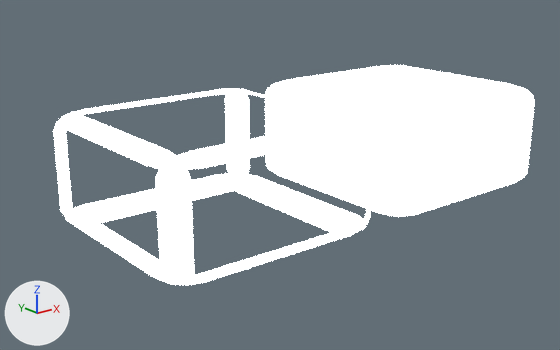
What one commit did to the glTF model assets/tiles.glb.
The view is the same before and after, from a 50 mm lens placed at (-3.1, -4.7, 1.73), pointed at (0.73, 0.09, -0.19). Lighting does not change. The marker at lower left points along +X, +Y and +Z.

The older version as bpy lines, for what is in view:
```python
me_tile_empty = bpy.data.meshes.new('tile_empty')
me_tile_empty.from_pydata(...)  # 264 vertices, 544 faces; spans x -0.98..0.98, y -0.98..0.98, z -0.98..1.0
me_tile_empty.materials.append(mat_material)  # black #000000
me_tile_filled = bpy.data.meshes.new('tile_filled')
me_tile_filled.from_pydata(...)  # 152 vertices, 300 faces; spans x -1.0..1.0, y -1.0..1.0, z -1.0..1.0
me_tile_filled.materials.append(mat_material_002)  # black #000000
ob_tile_empty = bpy.data.objects.new('tile_empty', me_tile_empty)
ob_tile_empty.location = (0.0, 0.0, 0.0)
ob_tile_empty.rotation_euler = (0.0, 0.0, 3.142)  # degrees (0, 0, 180)
ob_tile_empty.scale = (-0.928, -0.928, -0.455)
ob_tile_filled = bpy.data.objects.new('tile_filled', me_tile_filled)
ob_tile_filled.location = (2.0, 0.0, 0.0)
ob_tile_filled.rotation_euler = (0.0, 0.0, 3.142)  # degrees (0, 0, 180)
ob_tile_filled.scale = (-0.928, -0.928, -0.455)
```
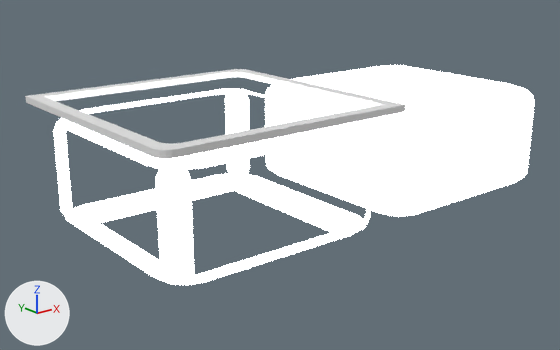
Pixel boxes (x1, y1, x2, y2) of what changed, in the pictures (560 x 350 px):
'Cursor', added
    after: (25, 69, 405, 158)

The change, as a diff of the scene's bpy script:
```diff
--- a/assets/tiles.glb.py
+++ b/assets/tiles.glb.py
@@ me_cursor @@
+me_cursor.from_pydata(...)  # 56 vertices, 112 faces; spans x -1.0..1.0, y -1.0..1.0, z 0.0..0.05
@@ ob_cursor @@
+ob_cursor = bpy.data.objects.new('Cursor', me_cursor)
+ob_cursor.location = (0.0, 0.0, 0.5)
```
